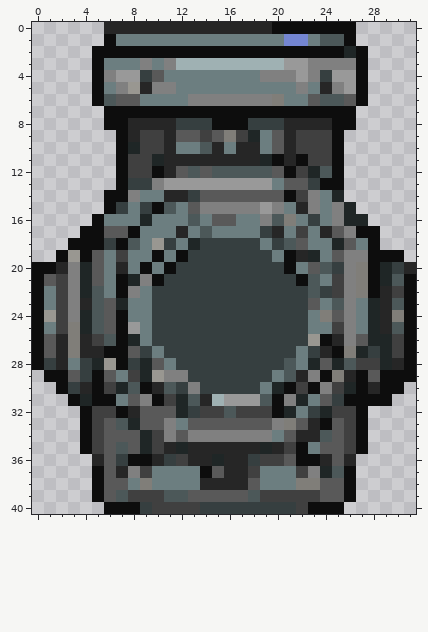
Pixel-art sprite, stored at assets/pump.png. The picture above was drawn from the file before the commit.
The file is 32x41 pixels. Colours within 5 levels of each other are drawn and written as one.
Now the later version:
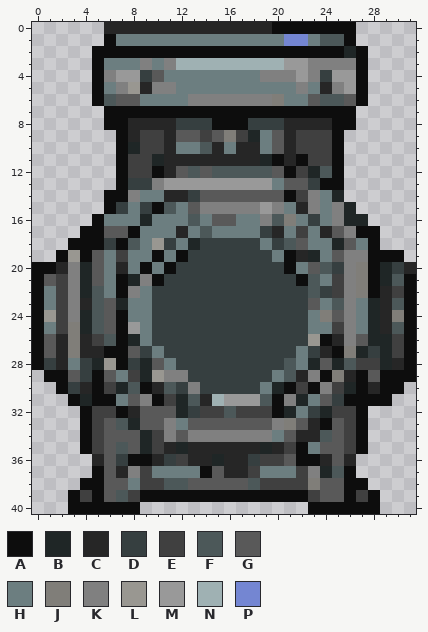
Palette (. is transparent): A #0d0d0d  B #1f2626  C #262626  D #363f40  E #404040  F #4c5859  G #595959  H #6c7e80  J #807e79  K #808080  L #999791  M #999999  N #9fb1b3  P #7486d2
Difference:
@@ x 0..31 @@
 37 .....AGCKEHHHHAGCCEHHHEKBFA.....
-38 .....AGGHJHHHHCCCCGHHHJJGGA.....
-39 .....AGFEEEFFGGGGGFEEEEEGGA.....
-40 ......AAADEEEEDDDDDDDDEAAA......
+38 ....AAGGHEEFFGGGGGFEEEEJGGAA....
+39 ...AEAGFEAAAAAAAAAAAAAAEGGAEA...
+40 ...AAAAAA..............AAAAAA...
Changed places in both pictures, as pixel boxes (x1, y1, x2, y2):
added: (68, 478, 104, 514)
changed: (140, 478, 380, 514)
